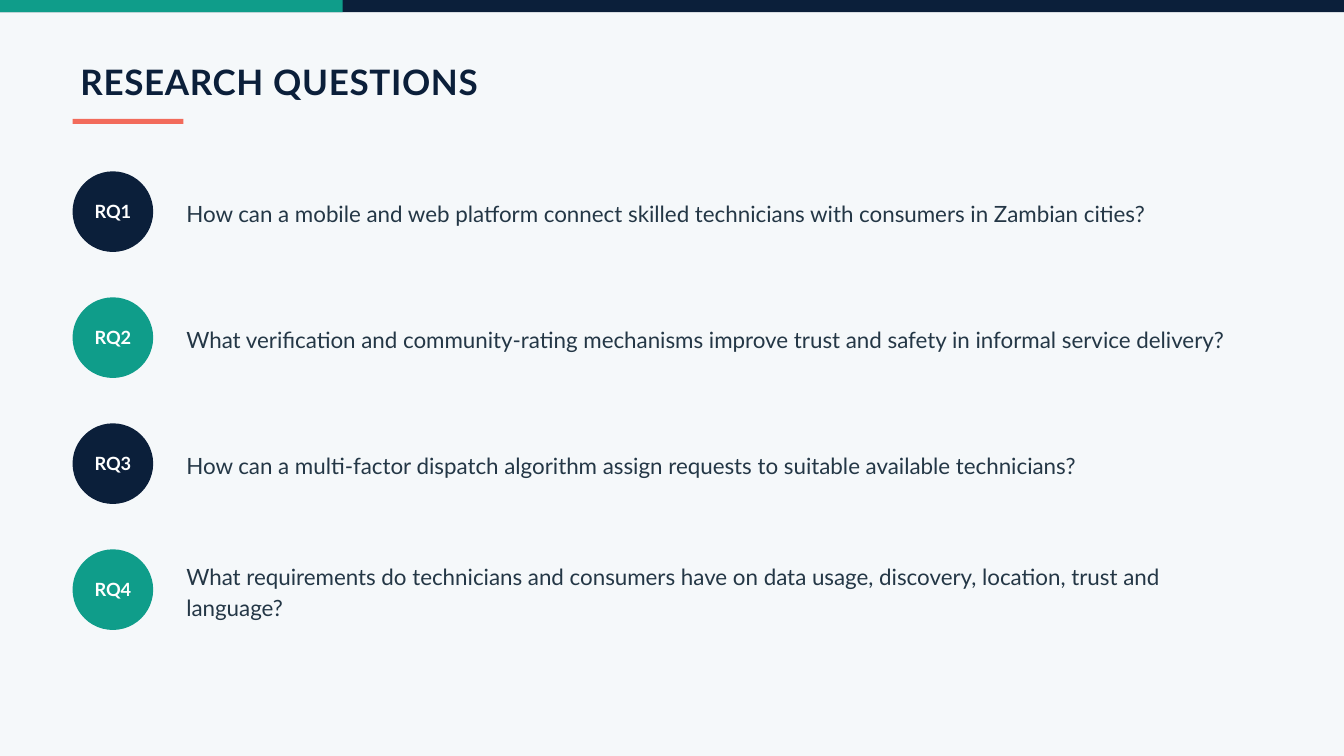
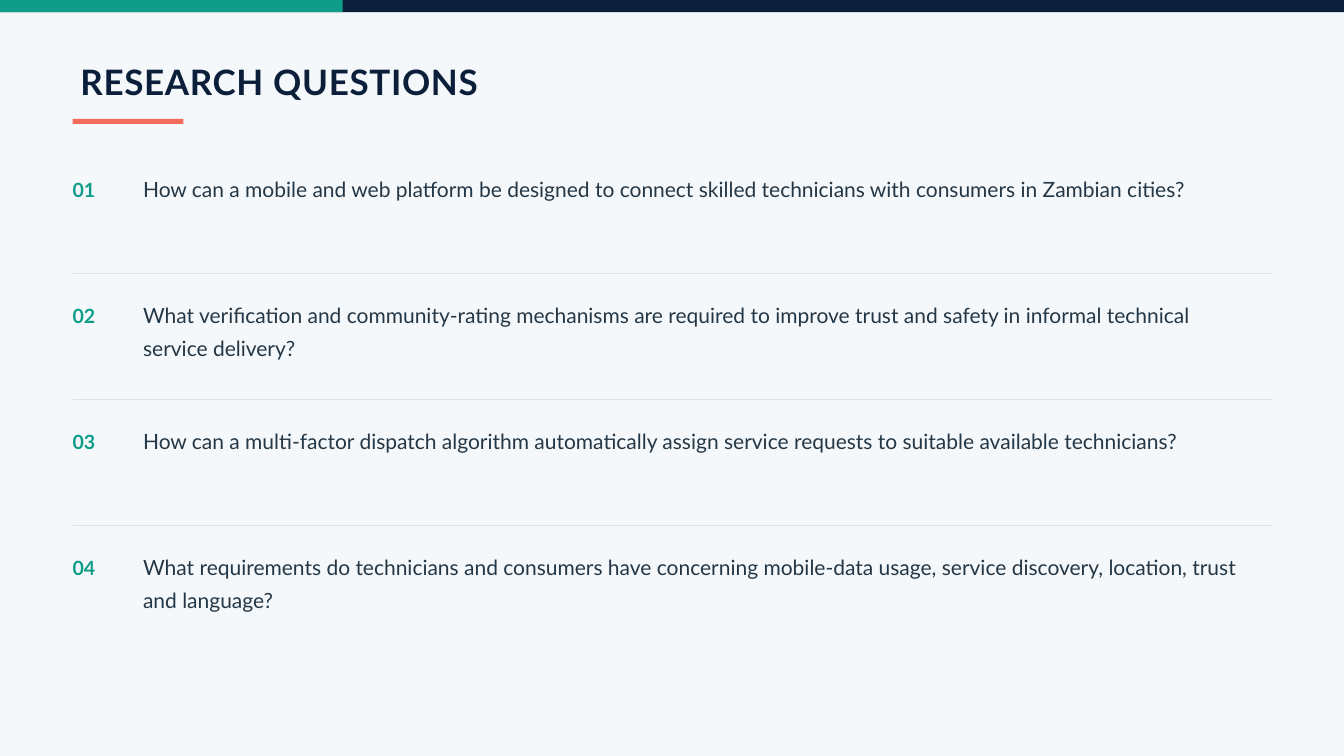
Before and after one commit to malama996/Umodzi-Conneckt, a slide deck: slide 5 of Umodzi_Connect_Defence_Package/Umodzi_Connect_Final_Defence_Presentation.pptx. Drawn at 1344x756 pixels with LibreOffice and Linux fonts; fonts in the diff are those of the drawing. Boxes give left, top, right and bottom in pixels: in the first picture for what was removed or moved away, otherwise in the second. Text is boxed around its words. In the diff, an @@ line names an element or a change of style, - is before the commit and + after.

```diff
--- a/Umodzi_Connect_Defence_Package/Umodzi_Connect_Final_Defence_Presentation.pptx
+++ b/Umodzi_Connect_Defence_Package/Umodzi_Connect_Final_Defence_Presentation.pptx
@@ rounded rectangle removed at (73, 171, 153, 252) @@
@@ text added at (73, 182, 96, 197), 14 pt, text #0F9D8A, bold @@
+01
@@ text removed at (95, 204, 132, 221) @@
-RQ1
@@ text at (143, 181, 1184, 201): text changed; size 16 to 15 pt @@
-How can a mobile and web platform connect skilled technicians with consumers in Zambian cities?
+How can a mobile and web platform be designed to connect skilled technicians with consumers in Zambian cities?
@@ rounded rectangle removed at (73, 297, 153, 378) @@
@@ line added from (73, 273) to (1272, 273), #DCE4E9 0.5 pt @@
@@ text added at (73, 308, 96, 323), 14 pt, text #0F9D8A, bold @@
+02
@@ text at (143, 307, 1189, 360): text changed; size 16 to 15 pt @@
-What verification and community-rating mechanisms improve trust and safety in informal service delivery?
+What verification and community-rating mechanisms are required to improve trust and safety in informal technical service delivery?
@@ text removed at (95, 330, 132, 347) @@
-RQ2
@@ line added from (73, 399) to (1272, 399), #DCE4E9 0.5 pt @@
@@ rounded rectangle removed at (73, 423, 153, 504) @@
@@ text added at (73, 434, 96, 449), 14 pt, text #0F9D8A, bold @@
+03
@@ text at (143, 433, 1176, 453): text changed; size 16 to 15 pt @@
-How can a multi-factor dispatch algorithm assign requests to suitable available technicians?
+How can a multi-factor dispatch algorithm automatically assign service requests to suitable available technicians?
@@ text removed at (95, 456, 132, 473) @@
-RQ3
@@ line added from (73, 525) to (1272, 525), #DCE4E9 0.5 pt @@
@@ rounded rectangle removed at (73, 549, 153, 630) @@
@@ text added at (73, 560, 96, 575), 14 pt, text #0F9D8A, bold @@
+04
@@ vertical alignment middle to top in 4 elements at (143, 433, 1176, 453), (143, 181, 1184, 201), (143, 307, 1189, 360), (143, 559, 1235, 612) @@
@@ text at (143, 559, 1235, 612): text changed; size 16 to 15 pt @@
-What requirements do technicians and consumers have on data usage, discovery, location, trust and language?
+What requirements do technicians and consumers have concerning mobile-data usage, service discovery, location, trust and language?
@@ text removed at (95, 582, 132, 599) @@
-RQ4
```
Also in this commit, not shown: 9 other slides changed, 2 slides added, 2 slides removed, 2 other files.
